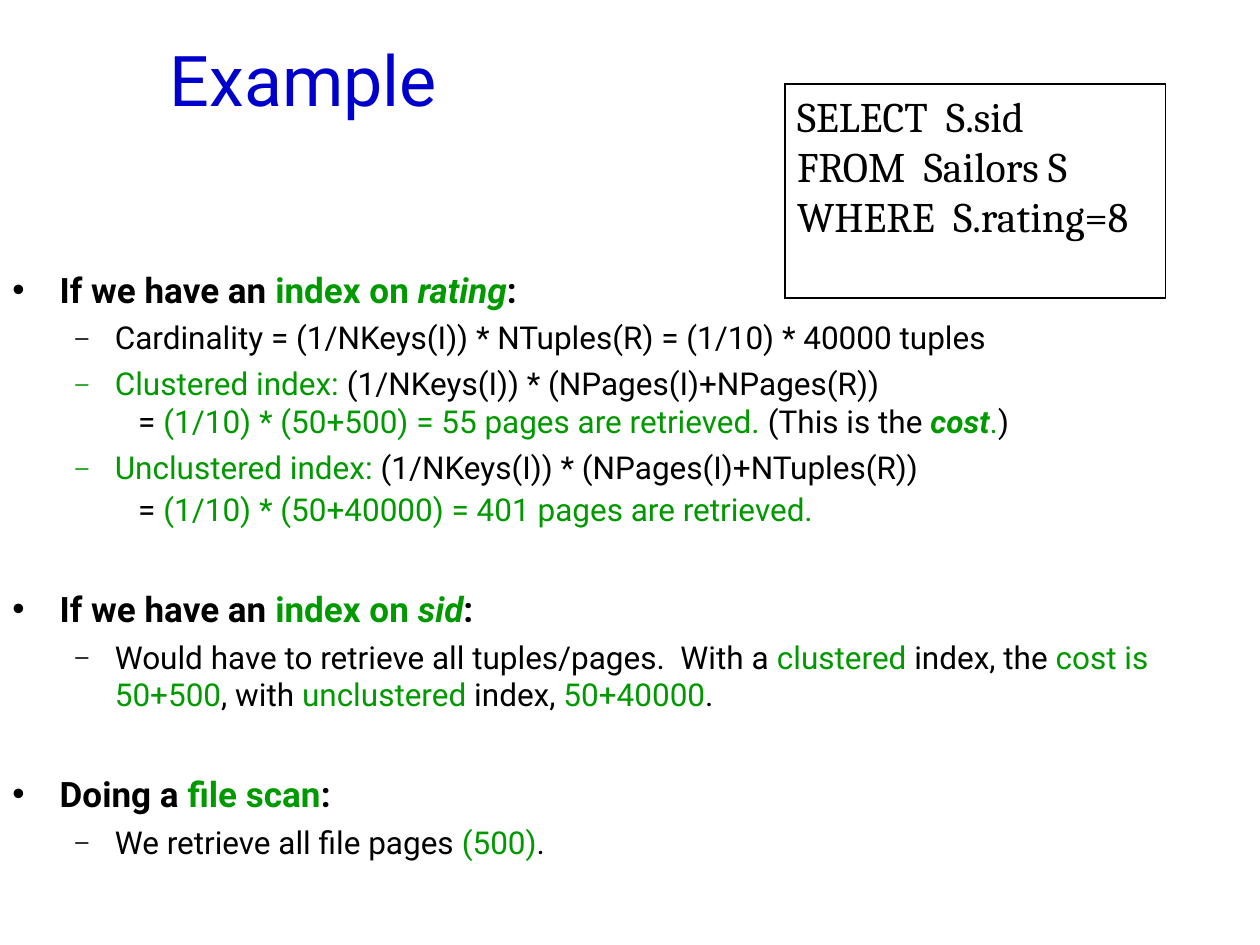
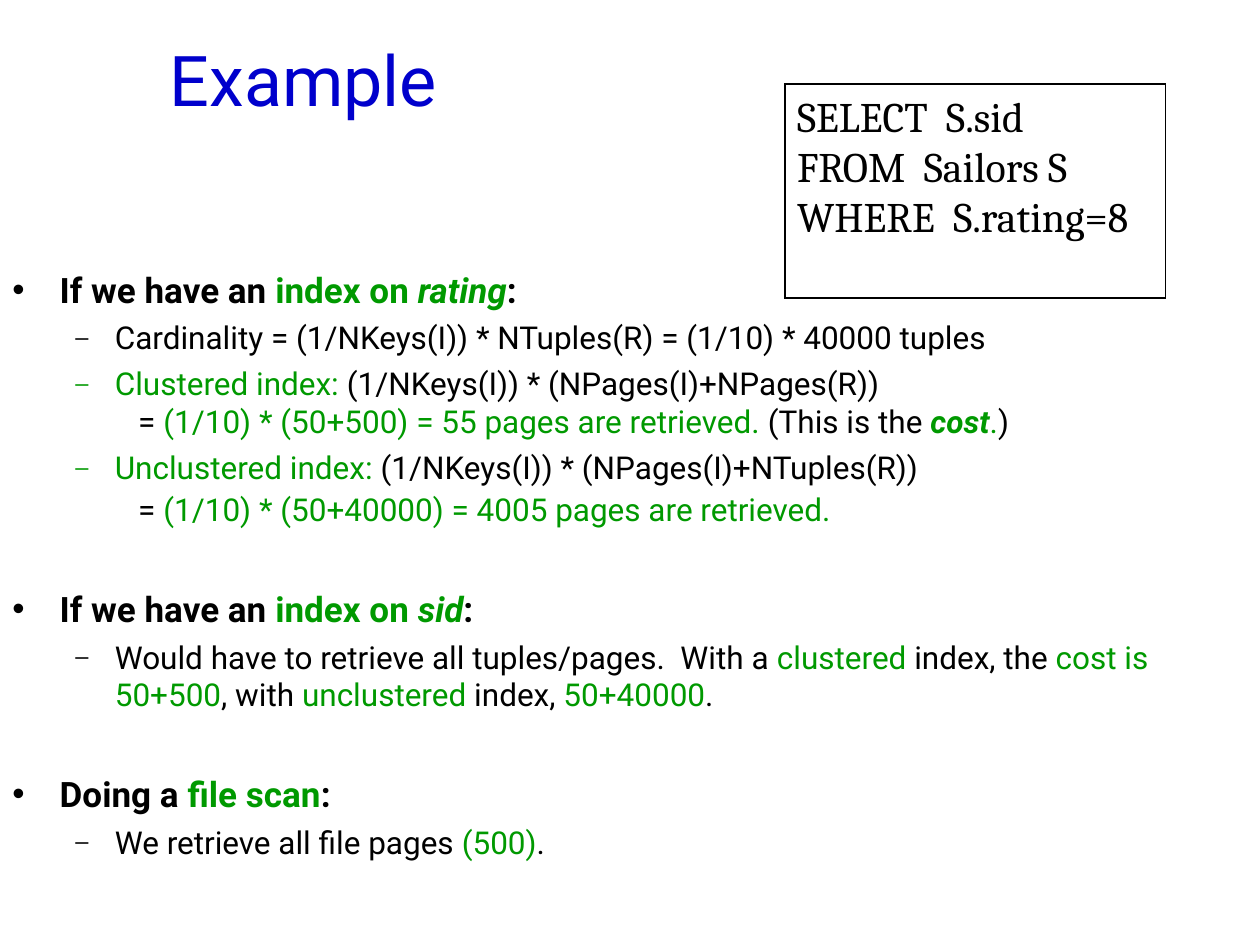
Before and after one commit to jhellerstein/cs186-09, a slide deck: slide 36 of lecs/16.QueryOpt.ppt. Drawn at 1260x945 pixels with LibreOffice and Linux fonts; fonts in the diff are those of the drawing; background and template pictures are left out. Boxes give left, top, right and bottom in pixels: in the first picture for what was removed or moved away, otherwise in the second. Text is boxed around its words. In the diff, an @@ line names an element or a change of style, - is before the commit and + after.

```diff
--- a/lecs/16.QueryOpt.ppt
+++ b/lecs/16.QueryOpt.ppt
@@ text at <box>115,454,918,528</box>: text changed @@
-  – Unclustered index: (1/NKeys(I)) * (NPages(I)+NTuples(R))
-    = (1/10) * (50+40000) = 401 pages are retrieved.
+  – Unclustered index: (1/NKeys(I)) * (NPages(I)+NTuples(R))
+    = (1/10) * (50+40000) = 4005 pages are retrieved.
```
Also in this commit, not shown: 10 other slides changed, 1 other file.
